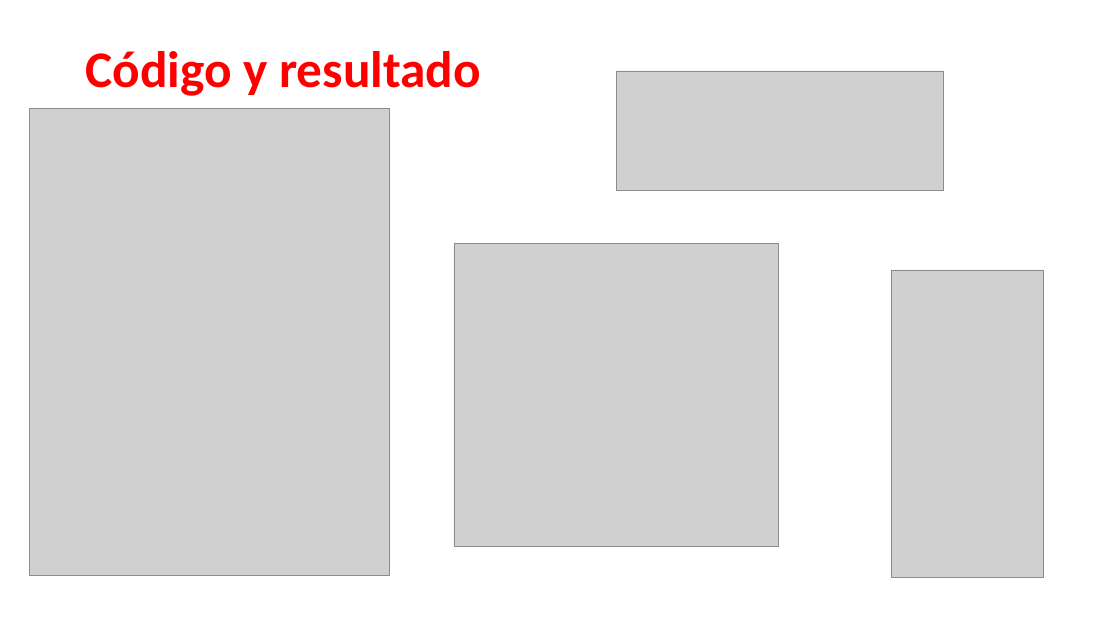
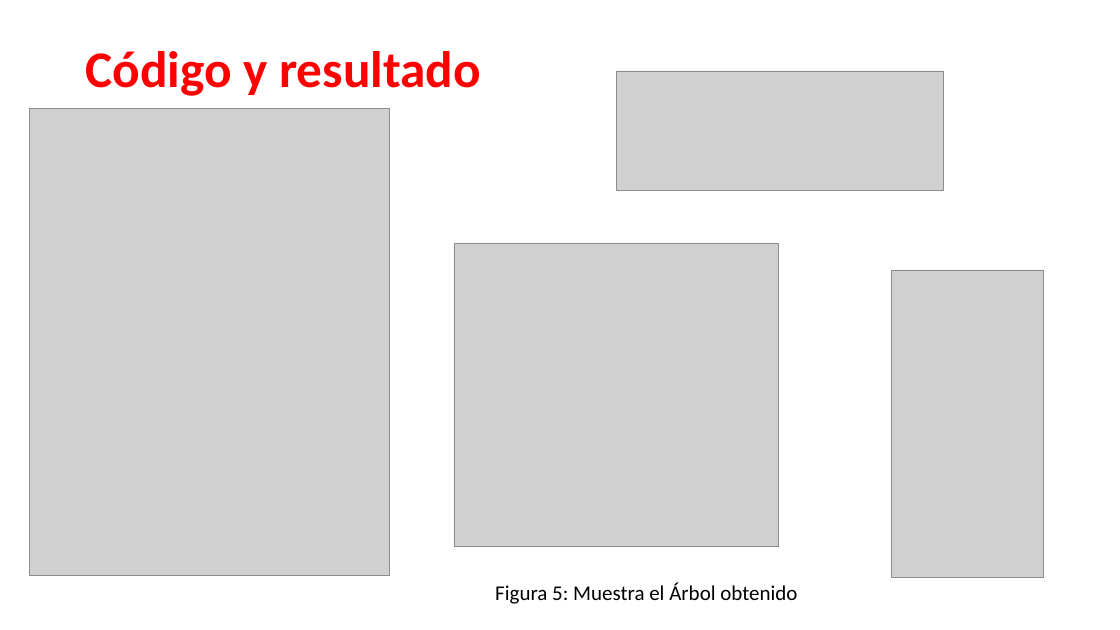
Before and after one commit to julissah/EDA-M, a slide deck: slide 6 of EDA-M2/Presentacion/Arboles_Grupo3.pptx. Drawn at 1120x630 pixels with LibreOffice and Linux fonts; fonts in the diff are those of the drawing; grey boxes stand for pictures. Boxes give left, top, right and bottom in pixels: in the first picture for what was removed or moved away, otherwise in the second. Text is boxed around its words. In the diff, an @@ line names an element or a change of style, - is before the commit and + after.

```diff
--- a/EDA-M2/Presentacion/Arboles_Grupo3.pptx
+++ b/EDA-M2/Presentacion/Arboles_Grupo3.pptx
@@ text added at <box>495,583,797,604</box>, 18 pt, text #000000 @@
+Figura 5: Muestra el Árbol obtenido
```
Also in this commit, not shown: 4 other slides changed.
